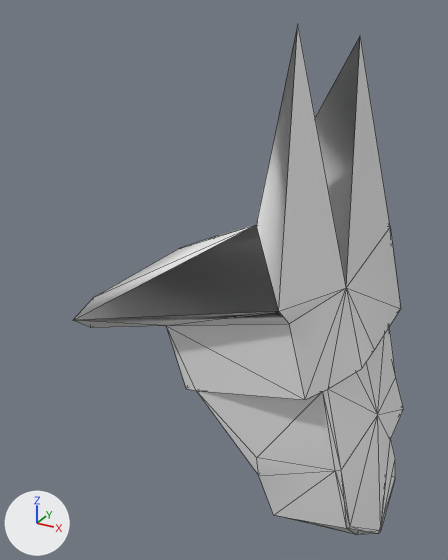
A saved change to the OBJ model src/main/resources/assets/kn8/meshes/aoi/hand_right.obj.
Camera for both pictures: a camera (50 mm lens) standing at (0.547, -0.396, 1.009) and looking at (0.342, -0.023, 0.822). Every picture has the same lights, and +X, +Y and +Z are marked at lower left. The first picture is the older version. Mesh edges are drawn as thin lines. Where no turn or scale is listed for an object, it has been applied to the vertices. Vertices at exactly the same position are counted once.

The first picture shows 'hand_right'.
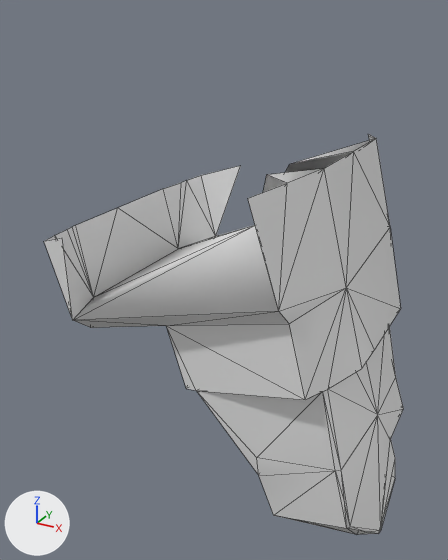
Pixel boxes (x1, y1, x2, y2) of what changed, in the pictures (448 x 560 px):
'hand_right', reshaped (9% wider, 21% shorter): before (73, 25, 404, 535); after (44, 134, 404, 535)
part 1 of me_hand_right, reshaped: before (74, 25, 390, 320); after (44, 134, 390, 320)

The change, as a diff of the scene's bpy script:
```diff
--- a/src/main/resources/assets/kn8/meshes/aoi/hand_right.obj.py
+++ b/src/main/resources/assets/kn8/meshes/aoi/hand_right.obj.py
@@ me_hand_right @@
 # used by ob_hand_right; location = (0.0, 0.0, 0.0)
-me_hand_right.from_pydata(...)  # 87 vertices, 170 faces; spans x 0.257..0.481, y -0.112..0.087, z 0.641..1.001
+me_hand_right.from_pydata(...)  # 106 vertices, 194 faces; spans x 0.242..0.481, y -0.114..0.088, z 0.641..0.925
+# me_hand_right part 1
+# 2 vertices are removed from x 0.408..0.412, y -0.062..0.037, z 0.992..1.001
+# 8 faces are deleted
+# 21 vertices are added at x 0.242..0.43, y -0.114..0.088, z 0.862..0.925
+# 32 new faces join them
```
